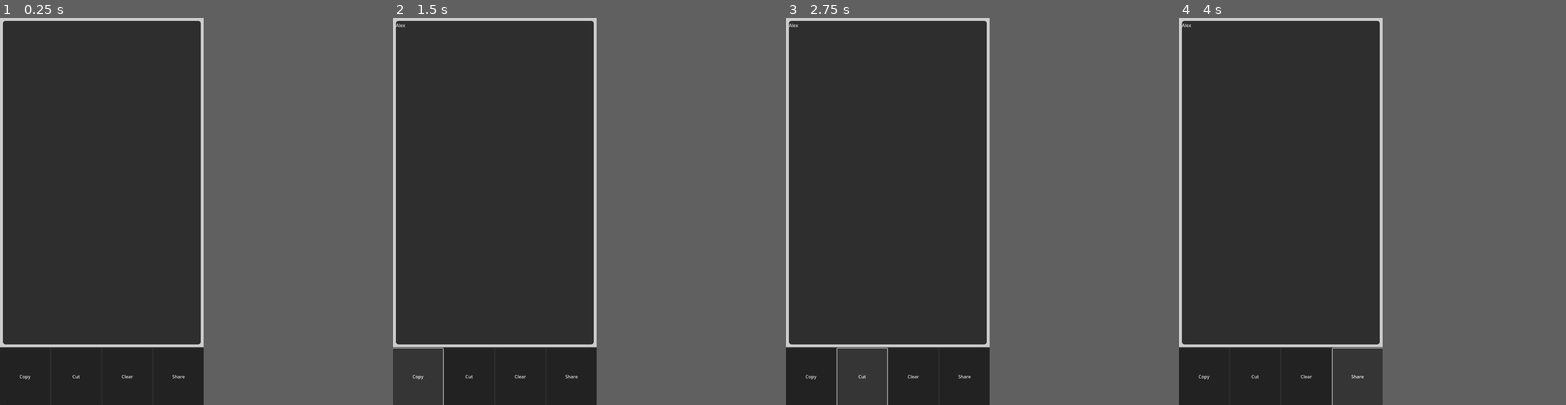
Above: before the commit, frames 1-4 (left to right).
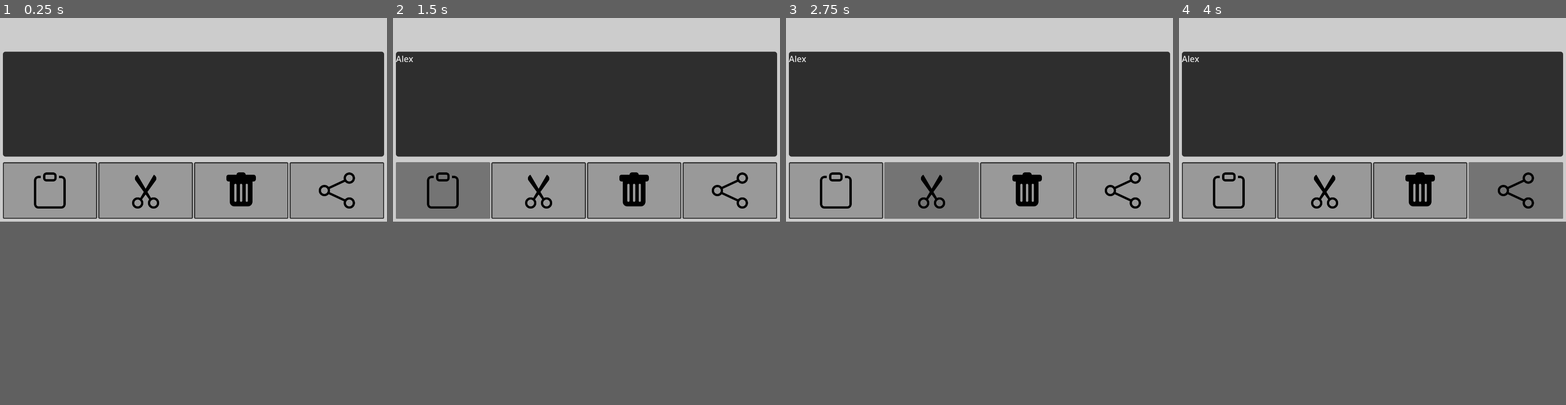
Above: after the commit, the same moments.

Repository: AndreaTerenz/ScratchDot
Game: Godot game, scene res://main.tscn
The game is run twice, just before and just after one commit, with the same random seed, the same clock (stepped at 60 frames per second) and the same inputs.
Inputs (mouse positions are in pixels of both pictures, inside the frame that each line leads up to; where the layout moved, square brackets give the same spot in the first picture):
- Up to frame 1 (0.25 s): no input
- Up to frame 2 (1.5 s): click (493, 184) at 0.52 s; type "Alex" at 0.6 s; click (420, 346) [416, 377] at 1.25 s
- Up to frame 3 (2.75 s): click (863, 346) [863, 377] at 2 s
- Up to frame 4 (4 s): click (1306, 346) [1306, 377] at 2.75 s; click (1357, 346) [1357, 377] at 3.5 s
In our replay, the window is 421x800 before the commit and 800x421 after it. These sizes can differ from the game's own. Grey fills any space a smaller window leaves; there, only what the larger window draws over its background counts as a difference.

The runs differ from the first frame. In frame 1, 26% of the frame differs, in the area x 0-100%, y 0-94%; in frame 2, 26%; in frame 3, 26%, in the area x 0-100%, y 0-100%; in frame 4, 26%.

Commit message:
UI improvements

Diff:
--- /dev/null
+++ b/Icons/clipboard.svg
@@ -0,0 +1,4 @@
+<svg xmlns="http://www.w3.org/2000/svg" width="16" height="16" fill="currentColor" class="bi bi-clipboard" viewBox="0 0 16 16">
+  <path d="M4 1.5H3a2 2 0 0 0-2 2V14a2 2 0 0 0 2 2h10a2 2 0 0 0 2-2V3.5a2 2 0 0 0-2-2h-1v1h1a1 1 0 0 1 1 1V14a1 1 0 0 1-1 1H3a1 1 0 0 1-1-1V3.5a1 1 0 0 1 1-1h1v-1z"/>
+  <path d="M9.5 1a.5.5 0 0 1 .5.5v1a.5.5 0 0 1-.5.5h-3a.5.5 0 0 1-.5-.5v-1a.5.5 0 0 1 .5-.5h3zm-3-1A1.5 1.5 0 0 0 5 1.5v1A1.5 1.5 0 0 0 6.5 4h3A1.5 1.5 0 0 0 11 2.5v-1A1.5 1.5 0 0 0 9.5 0h-3z"/>
+</svg>
--- /dev/null
+++ b/Icons/scissors.svg
@@ -0,0 +1,3 @@
+<svg xmlns="http://www.w3.org/2000/svg" width="16" height="16" fill="currentColor" class="bi bi-scissors" viewBox="0 0 16 16">
+  <path d="M3.5 3.5c-.614-.884-.074-1.962.858-2.5L8 7.226 11.642 1c.932.538 1.472 1.616.858 2.5L8.81 8.61l1.556 2.661a2.5 2.5 0 1 1-.794.637L8 9.73l-1.572 2.177a2.5 2.5 0 1 1-.794-.637L7.19 8.61 3.5 3.5zm2.5 10a1.5 1.5 0 1 0-3 0 1.5 1.5 0 0 0 3 0zm7 0a1.5 1.5 0 1 0-3 0 1.5 1.5 0 0 0 3 0z"/>
+</svg>
--- /dev/null
+++ b/Icons/share.svg
@@ -0,0 +1,3 @@
+<svg xmlns="http://www.w3.org/2000/svg" width="16" height="16" fill="currentColor" class="bi bi-share" viewBox="0 0 16 16">
+  <path d="M13.5 1a1.5 1.5 0 1 0 0 3 1.5 1.5 0 0 0 0-3zM11 2.5a2.5 2.5 0 1 1 .603 1.628l-6.718 3.12a2.499 2.499 0 0 1 0 1.504l6.718 3.12a2.5 2.5 0 1 1-.488.876l-6.718-3.12a2.5 2.5 0 1 1 0-3.256l6.718-3.12A2.5 2.5 0 0 1 11 2.5zm-8.5 4a1.5 1.5 0 1 0 0 3 1.5 1.5 0 0 0 0-3zm11 5.5a1.5 1.5 0 1 0 0 3 1.5 1.5 0 0 0 0-3z"/>
+</svg>
--- /dev/null
+++ b/Icons/trash-fill.svg
@@ -0,0 +1,3 @@
+<svg xmlns="http://www.w3.org/2000/svg" width="16" height="16" fill="currentColor" class="bi bi-trash-fill" viewBox="0 0 16 16">
+  <path d="M2.5 1a1 1 0 0 0-1 1v1a1 1 0 0 0 1 1H3v9a2 2 0 0 0 2 2h6a2 2 0 0 0 2-2V4h.5a1 1 0 0 0 1-1V2a1 1 0 0 0-1-1H10a1 1 0 0 0-1-1H7a1 1 0 0 0-1 1H2.5zm3 4a.5.5 0 0 1 .5.5v7a.5.5 0 0 1-1 0v-7a.5.5 0 0 1 .5-.5zM8 5a.5.5 0 0 1 .5.5v7a.5.5 0 0 1-1 0v-7A.5.5 0 0 1 8 5zm3 .5v7a.5.5 0 0 1-1 0v-7a.5.5 0 0 1 1 0z"/>
+</svg>
--- a/main.tscn
+++ b/main.tscn
@@ -1,6 +1,30 @@
-[gd_scene load_steps=3 format=3 uid="uid://dk3ts0mtn21md"]
+[gd_scene load_steps=11 format=3 uid="uid://dk3ts0mtn21md"]
+
+[ext_resource type="Texture2D" uid="uid://da604p83oklg8" path="res://Icons/clipboard.svg" id="1_i6mvk"]
+[ext_resource type="Texture2D" uid="uid://dpswcmq8a6jhx" path="res://Icons/scissors.svg" id="2_hjrji"]
+[ext_resource type="Texture2D" uid="uid://bbe1kdvi5p0q8" path="res://Icons/trash-fill.svg" id="3_6t177"]
+[ext_resource type="Texture2D" uid="uid://2drsf4x5yrli" path="res://Icons/share.svg" id="4_050kn"]
+
+[sub_resource type="StyleBoxFlat" id="StyleBoxFlat_pusoo"]
+border_width_left = 4
+border_width_top = 4
+border_width_right = 4
+border_width_bottom = 4
+border_color = Color(0.2, 0.2, 0.2, 1)
+corner_radius_top_left = 4
+corner_radius_top_right = 4
+corner_radius_bottom_right = 4
+corner_radius_bottom_left = 4
+
+[sub_resource type="SystemFont" id="SystemFont_30514"]
+
+[sub_resource type="Theme" id="Theme_s6fqa"]
+default_font = SubResource("SystemFont_30514")
+default_font_size = 30
+Button/styles/normal = SubResource("StyleBoxFlat_pusoo")
 
 [sub_resource type="StyleBoxFlat" id="StyleBoxFlat_5whc7"]
+content_margin_top = 119.0
 bg_color = Color(0.8, 0.8, 0.8, 1)
 border_width_left = 10
 border_width_top = 10
@@ -14,6 +38,13 @@
 corner_radius_bottom_right = 10
 corner_radius_bottom_left = 10
 
+[sub_resource type="StyleBoxFlat" id="StyleBoxFlat_23ouq"]
+bg_color = Color(0.8, 0.8, 0.8, 1)
+border_width_left = 10
+border_width_top = 10
+border_width_right = 10
+border_width_bottom = 10
+
 [node name="Main" type="Control"]
 layout_mode = 3
 anchors_preset = 15
@@ -21,6 +52,7 @@
 anchor_bottom = 1.0
 grow_horizontal = 2
 grow_vertical = 2
+theme = SubResource("Theme_s6fqa")
 
 [node name="PanelContainer" type="PanelContainer" parent="."]
 layout_mode = 1
@@ -32,6 +64,7 @@
 
 [node name="VBoxContainer" type="VBoxContainer" parent="PanelContainer"]
 layout_mode = 2
+theme_override_constants/separation = 0
 alignment = 1
 
 [node name="PanelContainer" type="PanelContainer" parent="PanelContainer/VBoxContainer"]
@@ -44,26 +77,34 @@
 size_flags_vertical = 3
 theme_override_styles/normal = SubResource("StyleBoxFlat_enjri")
 
-[node name="HBoxContainer" type="HBoxContainer" parent="PanelContainer/VBoxContainer"]
+[node name="PanelContainer2" type="PanelContainer" parent="PanelContainer/VBoxContainer"]
+layout_mode = 2
+theme_override_styles/panel = SubResource("StyleBoxFlat_23ouq")
+
+[node name="HBoxContainer" type="HBoxContainer" parent="PanelContainer/VBoxContainer/PanelContainer2"]
 custom_minimum_size = Vector2(0, 200)
 layout_mode = 2
 
-[node name="CopyBtn" type="Button" parent="PanelContainer/VBoxContainer/HBoxContainer"]
+[node name="CopyBtn" type="Button" parent="PanelContainer/VBoxContainer/PanelContainer2/HBoxContainer"]
 layout_mode = 2
 size_flags_horizontal = 3
-text = "Copy"
+icon = ExtResource("1_i6mvk")
+icon_alignment = 1
 
-[node name="CutBtn" type="Button" parent="PanelContainer/VBoxContainer/HBoxContainer"]
+[node name="CutBtn" type="Button" parent="PanelContainer/VBoxContainer/PanelContainer2/HBoxContainer"]
 layout_mode = 2
 size_flags_horizontal = 3
-text = "Cut"
+icon = ExtResource("2_hjrji")
+icon_alignment = 1
 
-[node name="ClearBtn" type="Button" parent="PanelContainer/VBoxContainer/HBoxContainer"]
+[node name="ClearBtn" type="Button" parent="PanelContainer/VBoxContainer/PanelContainer2/HBoxContainer"]
 layout_mode = 2
 size_flags_horizontal = 3
-text = "Clear"
+icon = ExtResource("3_6t177")
+icon_alignment = 1
 
-[node name="ShareBtn" type="Button" parent="PanelContainer/VBoxContainer/HBoxContainer"]
+[node name="ShareBtn" type="Button" parent="PanelContainer/VBoxContainer/PanelContainer2/HBoxContainer"]
 layout_mode = 2
 size_flags_horizontal = 3
-text = "Share"
+icon = ExtResource("4_050kn")
+icon_alignment = 1
--- a/project.godot
+++ b/project.godot
@@ -20,9 +20,13 @@
 
 window/size/viewport_width=720
 window/size/viewport_height=1366
-window/size/mode=4
-window/size/resizable=false
+window/size/window_width_override=1366
+window/size/window_height_override=720
+window/energy_saving/keep_screen_on=false
 window/handheld/orientation=1
+window/ios/hide_home_indicator=false
+window/ios/hide_status_bar=false
+window/ios/suppress_ui_gesture=false
 
 [rendering]
 
Not shown, added: Icons/clipboard.svg.import
Not shown, added: Icons/scissors.svg.import
Not shown, added: Icons/share.svg.import
Not shown, added: Icons/trash-fill.svg.import
